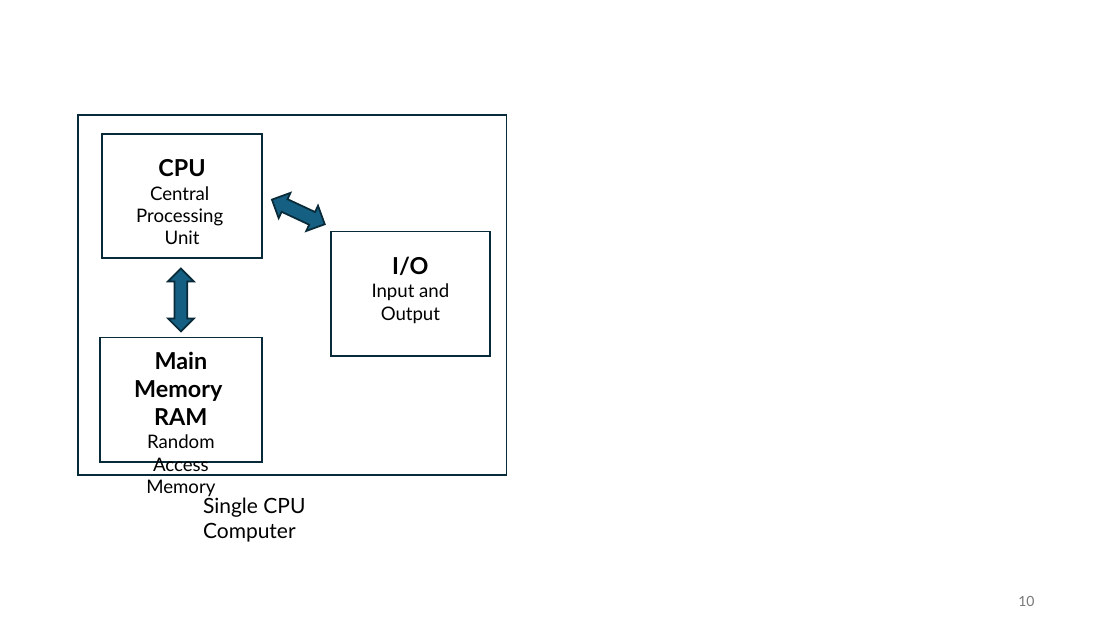
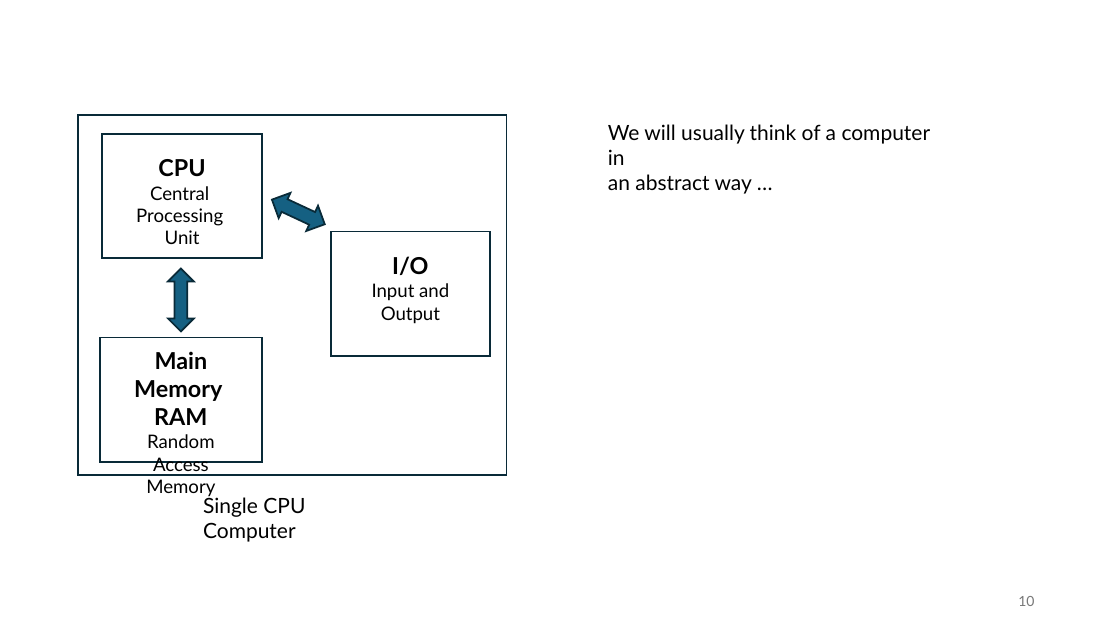
Before and after one commit to tjd1234/cmpt120fall2024, a slide deck: slide 10 of lecture_notes/chapter2/chapter2.pptx. Drawn at 1120x630 pixels with LibreOffice and Linux fonts; fonts in the diff are those of the drawing. Boxes give left, top, right and bottom in pixels: in the first picture for what was removed or moved away, otherwise in the second. Text is boxed around its words. In the diff, an @@ line names an element or a change of style, - is before the commit and + after.

Commit message:
updated

```diff
--- a/lecture_notes/chapter2/chapter2.pptx
+++ b/lecture_notes/chapter2/chapter2.pptx
@@ text added at [608,124,931,194], 18 pt, text #000000 @@
+We will usually think of a computer in
+an abstract way …
```
Also in this commit, not shown: 21 slides added.
